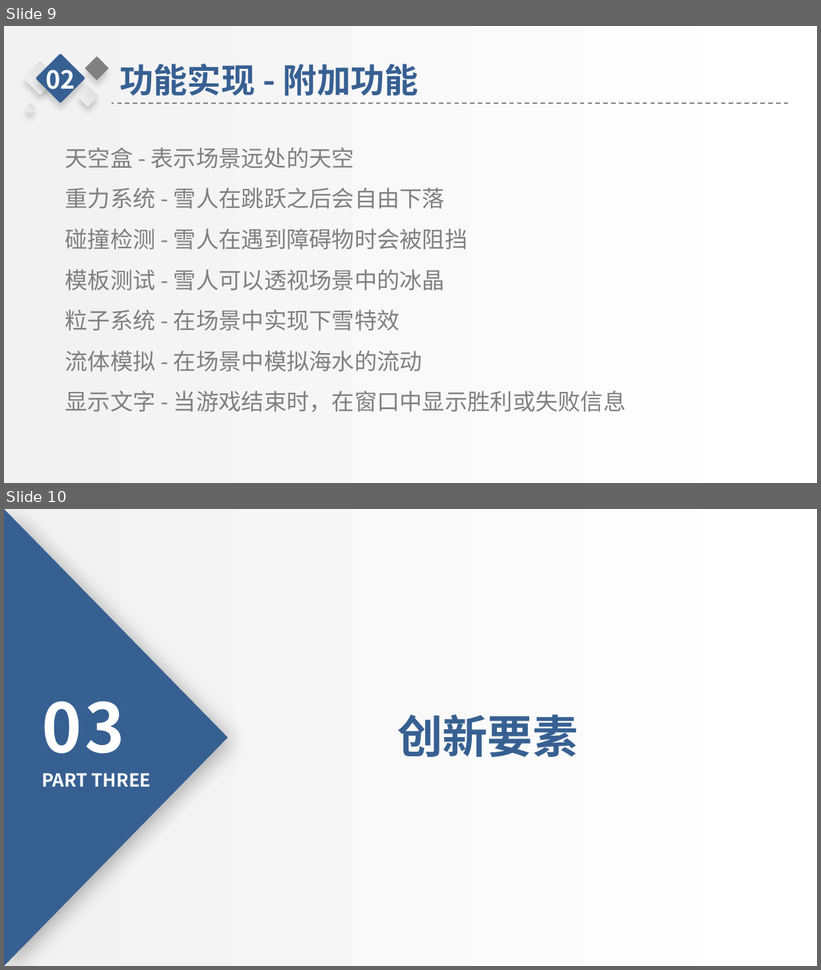
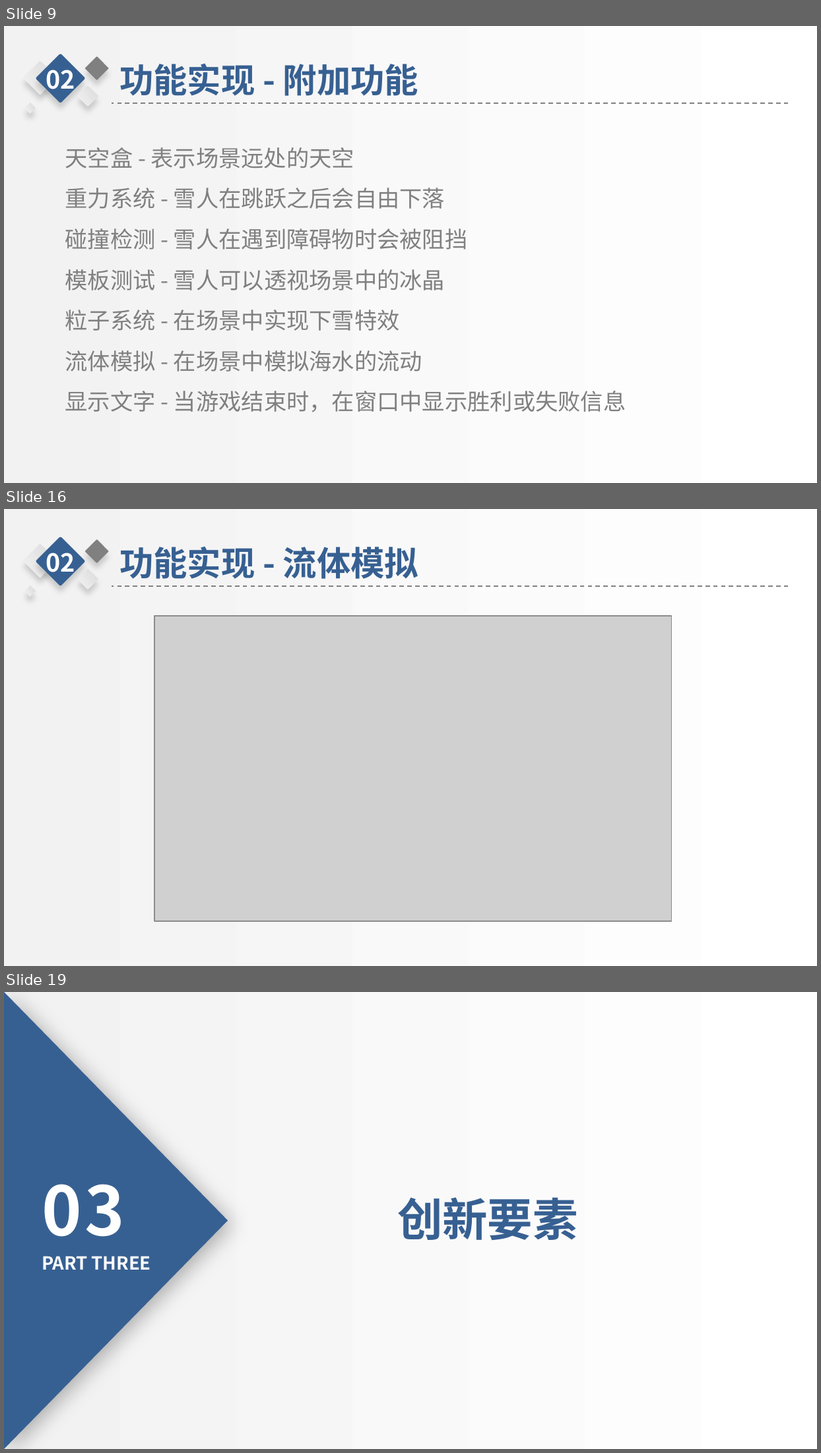
Before and after one commit to sysu-cg/Dashboard, a slide deck: FinalProject_v0/doc/期末展示.pptx. Shown one above the other, each under a label of ours: slides 9 and 10 before the commit, slides 9, 16 and 19 after it; the slides between them are not shown. The pictures are 821x970 and 821x1453 pixels, drawn with LibreOffice and Linux fonts; fonts in the diff are those of the drawing; grey boxes stand for pictures; background and template pictures are left out. Boxes give left, top, right and bottom in pixels: in the first picture for what was removed or moved away, otherwise in the second. Text is boxed around its words. In the diff, an @@ line names an element or a change of style, - is before the commit and + after.

```diff
--- a/FinalProject_v0/doc/期末展示.pptx
+++ b/FinalProject_v0/doc/期末展示.pptx
@@ slide 16 added at (x1=4, y1=509, x2=817, y2=966), background picture (left out); not listed: 1 template element that a slide beside it also shows @@
@@ group added at (x1=24, y1=537, x2=789, y2=597): 5 rounded rectangles, 2 texts, 1 line @@
+功能实现 - 流体模拟
+02
@@ picture added at (x1=154, y1=617, x2=671, y2=922) @@
@@ what was slide 10 is now slide 19 @@
```
Also in this commit, not shown: 11 other slides added, 4 other files.
